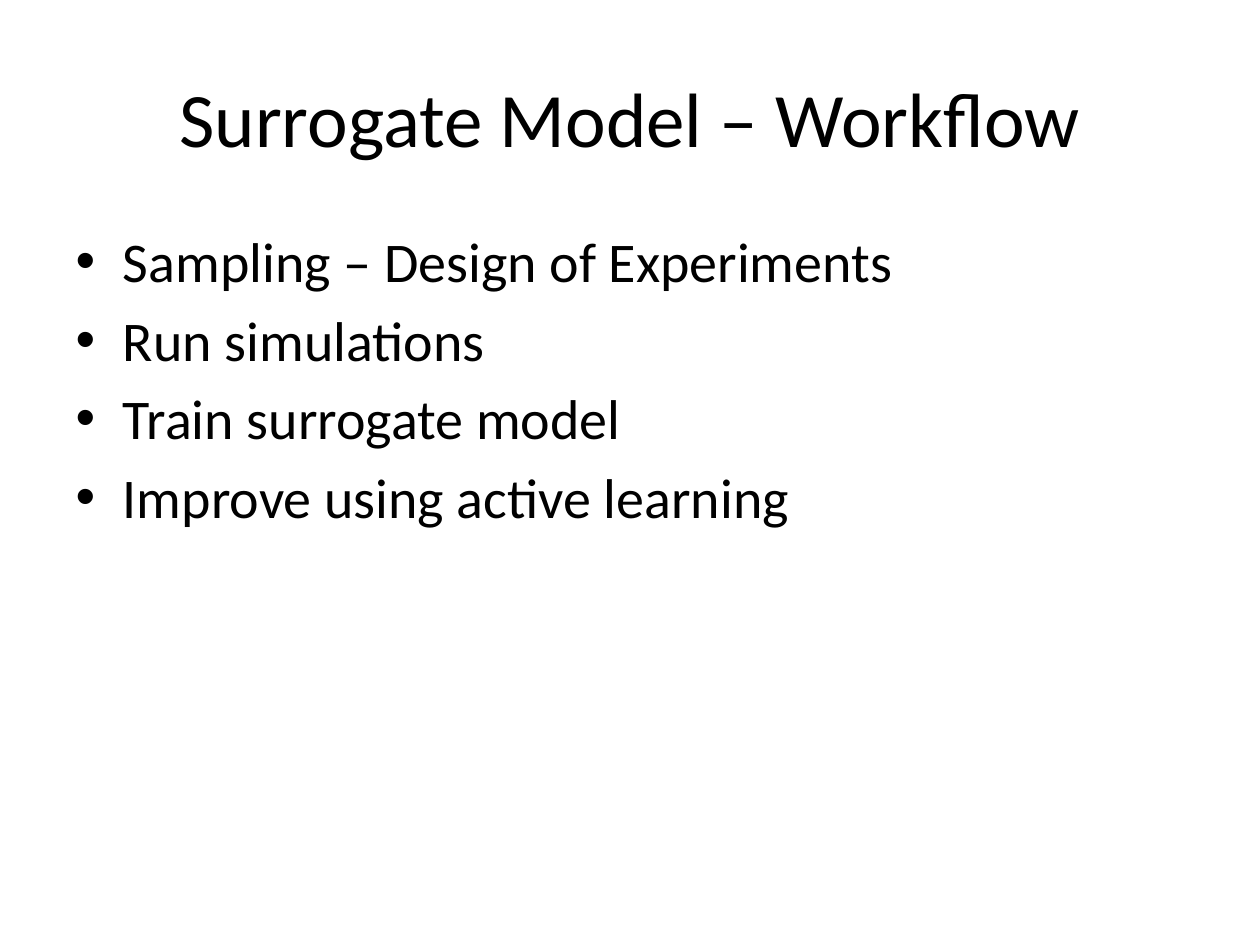
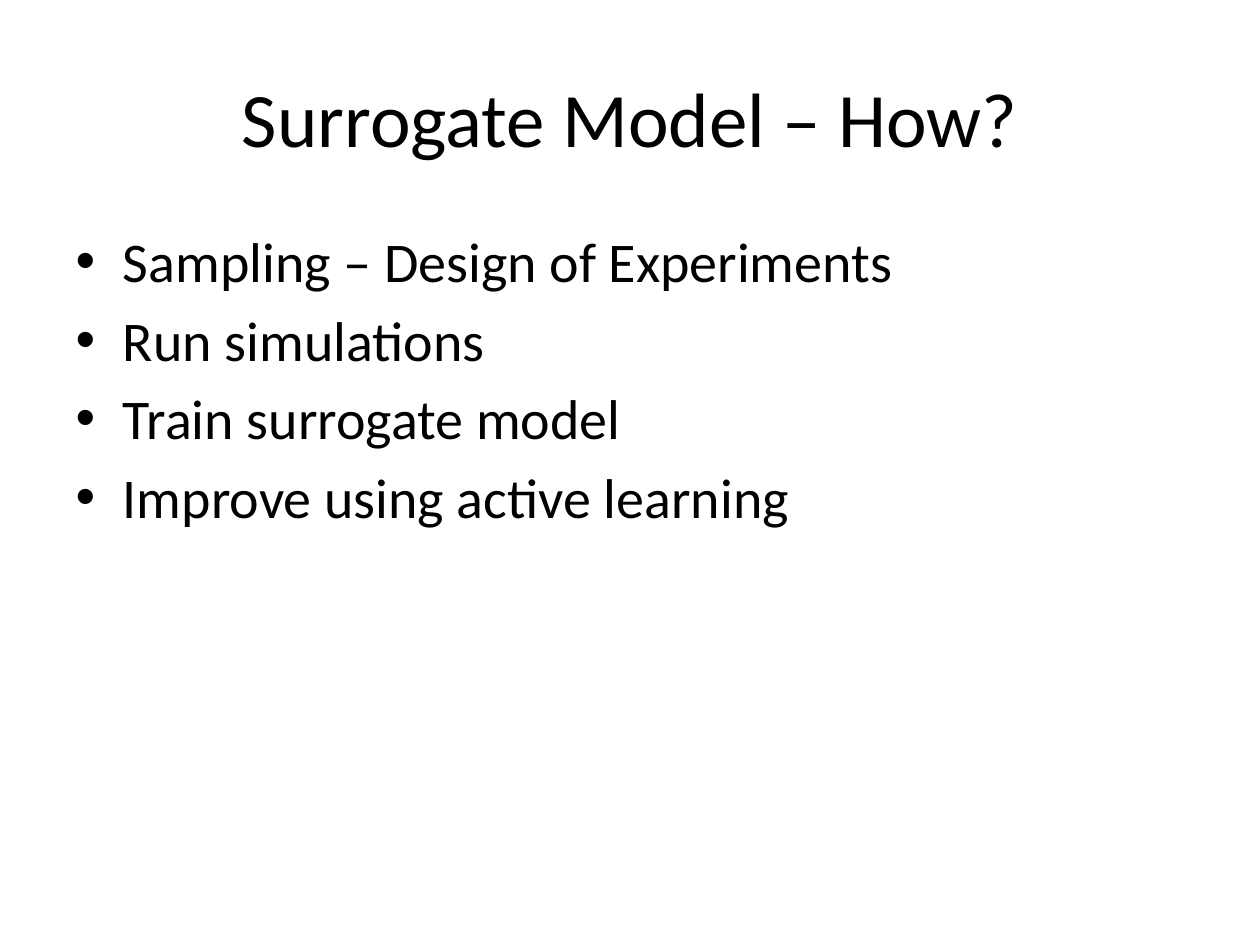
Before and after one commit to look4pritam/SurrogateModel, a slide deck: slide 11 of Presentations/SurrogateModel.pptx (slide 10 before the commit). Drawn at 1260x945 pixels with LibreOffice and Linux fonts; fonts in the diff are those of the drawing. Boxes give left, top, right and bottom in pixels: in the first picture for what was removed or moved away, otherwise in the second. Text is boxed around its words. In the diff, an @@ line names an element or a change of style, - is before the commit and + after.

```diff
--- a/Presentations/SurrogateModel.pptx
+++ b/Presentations/SurrogateModel.pptx
@@ title at [242,93,1017,161]: text changed @@
-Surrogate Model – Workflow
+Surrogate Model – How?
```
Also in this commit, not shown: 6 other slides changed, 6 slides added.
